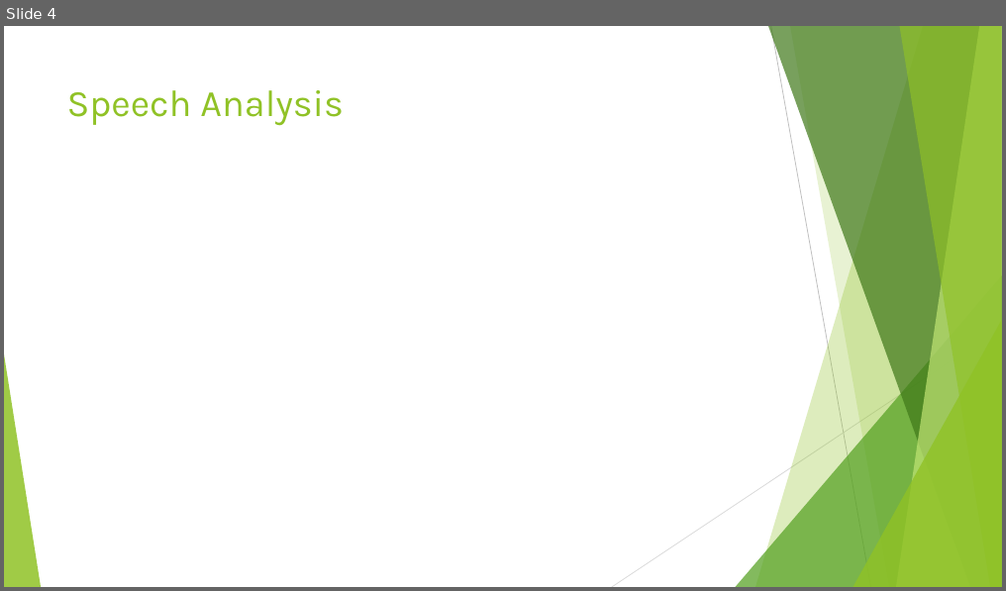
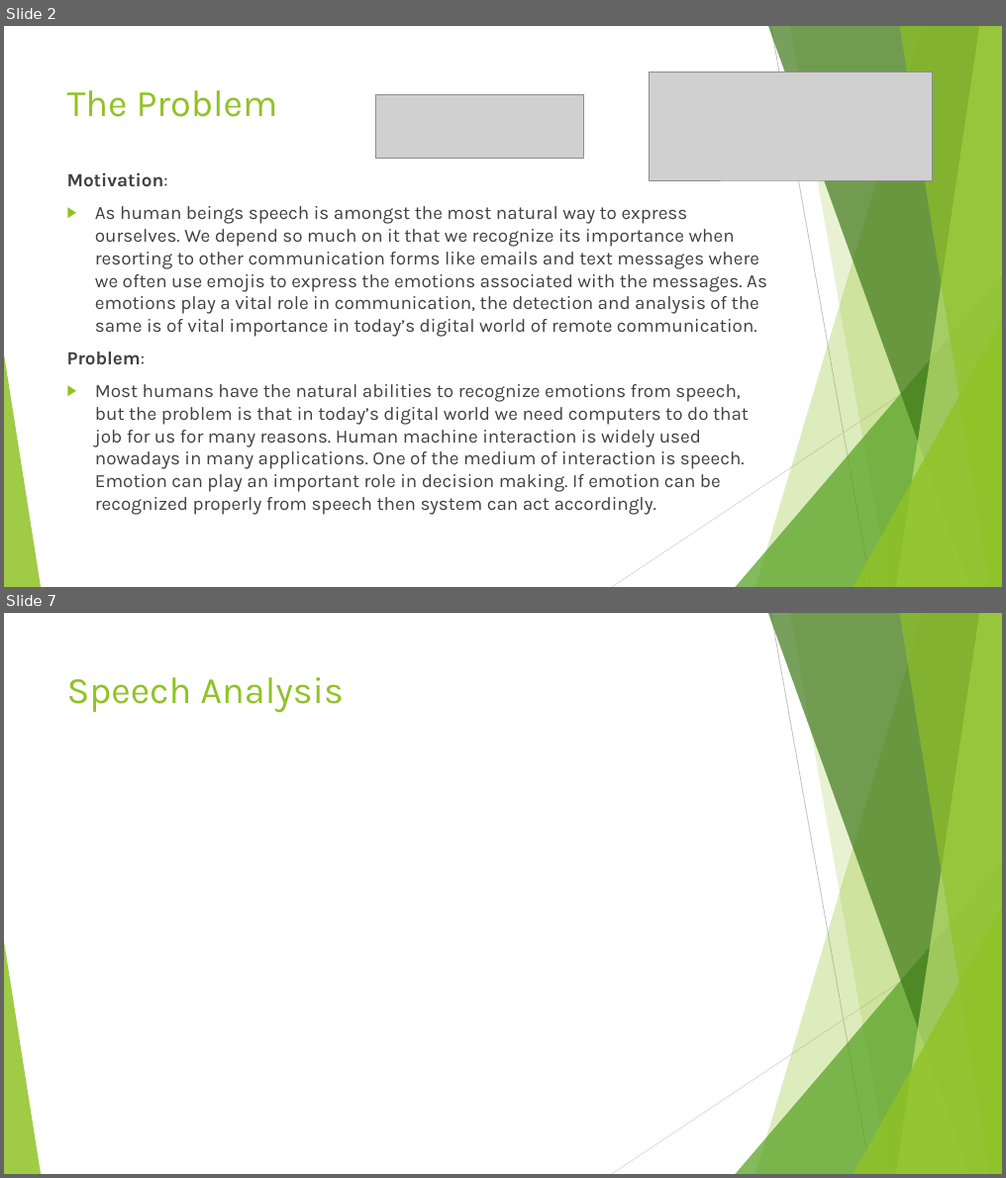
Before and after one commit to VictorMel/VoiceEmotionalAnalysis, a slide deck: Speech Emotion Detection.pptx. Shown one above the other, each under a label of ours: slide 4 before the commit, slides 2 and 7 after it; the slides between them are not shown. The pictures are 1006x591 and 1006x1178 pixels, drawn with LibreOffice and Linux fonts; fonts in the diff are those of the drawing; grey boxes stand for pictures. Boxes give left, top, right and bottom in pixels: in the first picture for what was removed or moved away, otherwise in the second. Text is boxed around its words. In the diff, an @@ line names an element or a change of style, - is before the commit and + after.

```diff
--- a/Speech Emotion Detection.pptx
+++ b/Speech Emotion Detection.pptx
@@ slide 2 added at (x1=4, y1=26, x2=1002, y2=587), background #FFFFFF; not listed: 10 template elements that a slide beside it also shows @@
@@ picture added at (x1=649, y1=73, x2=933, y2=181) @@
@@ title added at (x1=67, y1=90, x2=278, y2=117), 36 pt, text #90C226 @@
+The Problem
@@ picture added at (x1=376, y1=95, x2=584, y2=159) @@
@@ text added at (x1=67, y1=173, x2=767, y2=515), 18 pt, text #404040 @@
+Motivation:
+▶ As human beings speech is amongst the most natural way to express ourselves. We depend so much on it that we recognize its importance when resorting to other communication forms like emails and text messages where we often use emojis to express the emotions associated with the messages. As emotions play a vital role in communication, the detection and analysis of the same is of vital importance in today’s digital world of remote communication.
+Problem:
+▶ Most humans have the natural abilities to recognize emotions from speech, but the problem is that in today’s digital world we need computers to do that job for us for many reasons. Human machine interaction is widely used nowadays in many applications. One of the medium of interaction is speech. Emotion can play an important role in decision making. If emotion can be recognized properly from speech then system can act accordingly.
@@ what was slide 4 is now slide 7 @@
```
Also in this commit, not shown: 2 slides changed, 3 other slides added, 1 slide removed, 20 other files.
